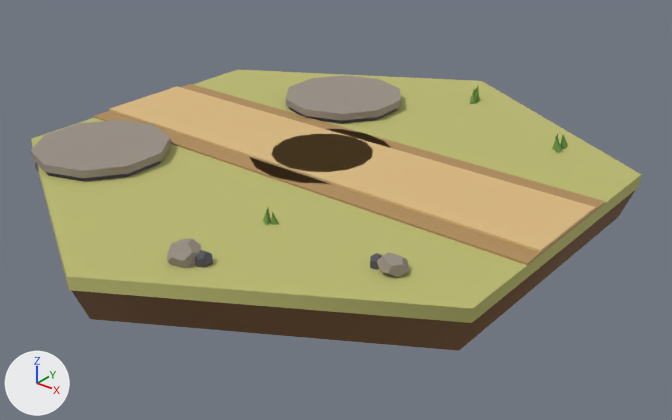
The glTF model assets/tiles/tile_empty.glb: old version first, new version second.
Before and after are seen from a 50 mm lens placed at (1.781, -2.156, 1.159), pointed at (0.07, -0.018, -0.167). Every picture has the same lights, and +X, +Y and +Z are marked at lower left. The picture after the commit comes second. Where no turn or scale is listed for an object, it has been applied to the vertices. Vertices at exactly the same position are counted once.

The first picture shows 'deco_stone_0_a', 'deco_stone_0_b', 'deco_stone_3_a', 'deco_stone_3_b', 'deco_tuft_1_0', 'deco_tuft_1_1', 'deco_tuft_1_2', 'deco_tuft_2_0', 'deco_tuft_4_2', 'ground', 'ground_soil', 'road_surface_0', 'road_surface_3', 'road_surface_hub', 'road_verge_0', 'road_verge_3', 'tower_slot_1_plate', 'tower_slot_2_plate', 'tower_slot_2_socket' and 4 more.
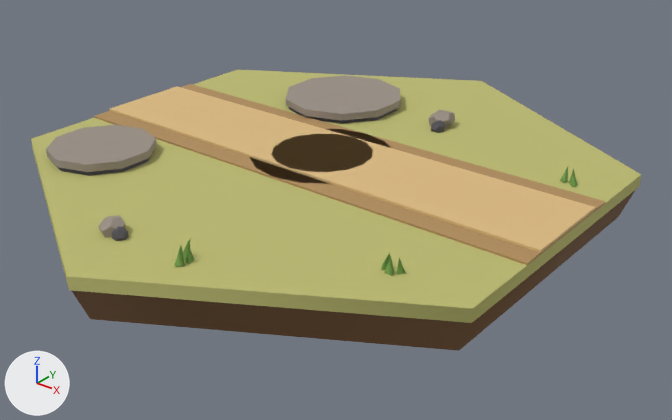
Where the newer file only moved an object's origin or applied its transform, the numbers keep the older frame.

Pixel boxes [x1, y1, x2, y2] of what changed, in the pictures (672 x 420 px):
'tower_slot_2_plate', rescaled (21% narrower, 19% shorter): before [31, 120, 171, 178]; after [46, 125, 157, 172]
'deco_stone_3_a', moved, turned, rescaled: before [167, 239, 201, 268]; after [428, 110, 455, 128]
'deco_stone_0_a', moved, turned, rescaled: before [377, 253, 410, 278]; after [98, 215, 126, 237]
'tower_slot_2_socket', rescaled: before [35, 161, 161, 181]; after [50, 152, 153, 176]
'deco_stone_3_b', moved, turned, rescaled: before [195, 250, 213, 267]; after [431, 120, 445, 133]
'deco_stone_0_b', moved, turned, rescaled: before [370, 253, 382, 270]; after [112, 227, 128, 241]
'deco_tuft_2_0', moved, turned, rescaled: before [560, 135, 568, 149]; after [174, 246, 185, 266]
'deco_tuft_4_2', reshaped (22% wider, 29% taller): before [271, 212, 279, 225]; after [396, 258, 406, 275]
'deco_tuft_1_0', moved, turned, rescaled: before [470, 89, 477, 103]; after [570, 172, 578, 187]
'deco_tuft_1_2', moved, turned, rescaled: before [470, 86, 478, 99]; after [560, 167, 568, 182]
'deco_tuft_1_1', moved, turned, rescaled: before [475, 88, 480, 102]; after [569, 169, 575, 183]

The change, as a list of edits to the scene's bpy script:
```text
Change me_mesh_10:
    remove me_mesh_10.from_pydata(...)  # 24 vertices, 40 faces; spans x -0.209..0.209, y -0.22..0.22, z -0.013..0.013
    add me_mesh_10.from_pydata(...)  # 24 vertices, 40 faces; spans x -0.165..0.165, y -0.173..0.173, z -0.013..0.013
    me_mesh_10 part 1: the whole mesh is scaled about its middle by (0.787, 0.787, 1)
Change me_mesh_11:
    remove me_mesh_11.from_pydata(...)  # 24 vertices, 40 faces; spans x -0.204..0.204, y -0.215..0.215, z -0.018..0.018
    add me_mesh_11.from_pydata(...)  # 24 vertices, 40 faces; spans x -0.161..0.161, y -0.169..0.169, z -0.018..0.018
    me_mesh_11 part 2: the whole mesh is scaled about its middle by (0.787, 0.787, 1)
Change me_mesh_12:
    remove me_mesh_12.from_pydata(...)  # 20 vertices, 36 faces; spans x -0.0431..0.0431, y -0.0394..0.0394, z -0.0304..0.0304
    add me_mesh_12.from_pydata(...)  # 20 vertices, 36 faces; spans x -0.7595..-0.6815, y -0.3372..-0.2603, z -0.0296..0.0267
    me_mesh_12 part 3: the whole mesh is turned 167.8 degrees about the z axis through its middle and scaled by 0.926, then moved by (-0.7205, -0.2988, -0.0014)
Change me_mesh_13:
    remove me_mesh_13.from_pydata(...)  # 20 vertices, 36 faces; spans x -0.0241..0.0241, y -0.0206..0.0206, z -0.0225..0.0225
    add me_mesh_13.from_pydata(...)  # 20 vertices, 36 faces; spans x -0.6516..-0.6085, y -0.3268..-0.2894, z -0.0209..0.0209
    me_mesh_13 part 4: the whole mesh is turned 167.8 degrees about the z axis through its middle and scaled by 0.926, then moved by (-0.63, -0.3081, 0.0)
Change me_mesh_14:
    remove me_mesh_14.from_pydata(...)  # 6 vertices, 6 faces; spans x -0.009..0.0176, y -0.0227..0.0078, z -0.0309..0.0268
    add me_mesh_14.from_pydata(...)  # 6 vertices, 6 faces; spans x 0.6215..0.642, y -0.4762..-0.4532, z -0.0305..0.0191
    me_mesh_14 part 5: the whole mesh is turned 46.3 degrees about the z axis through its middle and scaled by 0.859, then moved by (0.6309, -0.4569, -0.0037)
Change me_mesh_15:
    remove me_mesh_15.from_pydata(...)  # 6 vertices, 6 faces; spans x -0.015..0.0115, y -0.0107..0.0153, z -0.0281..0.0281
    add me_mesh_15.from_pydata(...)  # 6 vertices, 6 faces; spans x 0.6052..0.6261, y -0.4797..-0.4564, z -0.0281..0.0202
    me_mesh_15 part 6: the whole mesh is turned 46.3 degrees about the z axis through its middle and scaled by 0.859, then moved by (0.6119, -0.4697, -0.004)
Change me_mesh_16:
    remove me_mesh_16.from_pydata(...)  # 6 vertices, 6 faces; spans x -0.0169..0.0089, y -0.0205..0.0058, z -0.0309..0.0268
    add me_mesh_16.from_pydata(...)  # 6 vertices, 6 faces; spans x 0.5965..0.6169, y -0.5048..-0.4794, z -0.0305..0.0191
    me_mesh_16 part 7: the whole mesh is turned 46.3 degrees about the z axis through its middle and scaled by 0.859, then moved by (0.6162, -0.4861, -0.0037)
Change me_mesh_17:
    remove me_mesh_17.from_pydata(...)  # 6 vertices, 6 faces; spans x -0.0147..0.0093, y -0.0081..0.0202, z -0.0302..0.0263
    add me_mesh_17.from_pydata(...)  # 6 vertices, 6 faces; spans x -0.4095..-0.3829, y -1.3501..-1.3196, z -0.0303..0.0274
    me_mesh_17 part 8: the whole mesh is turned -155.9 degrees about the z axis through its middle and scaled by 1.02, then moved by (-0.3927, -1.338, 0.0005)
Change me_mesh_20:
    remove me_mesh_20.from_pydata(...)  # 20 vertices, 36 faces; spans x -0.0434..0.0434, y -0.0429..0.0429, z -0.0334..0.0334
    add me_mesh_20.from_pydata(...)  # 20 vertices, 36 faces; spans x -0.0656..0.0233, y 1.1927..1.2854, z -0.0339..0.0355
    me_mesh_20 part 9: the whole mesh is turned -94 degrees about the z axis through its middle and scaled by 1.04, then moved by (-0.0211, 1.239, 0.0008)
Change me_mesh_21:
    remove me_mesh_21.from_pydata(...)  # 20 vertices, 36 faces; spans x -0.0248..0.0248, y -0.0248..0.0248, z -0.0248..0.0248
    add me_mesh_21.from_pydata(...)  # 20 vertices, 36 faces; spans x -0.0764..-0.0252, y 1.1407..1.1935, z -0.0257..0.0257
    me_mesh_21 part 10: the whole mesh is turned -94 degrees about the z axis through its middle and scaled by 1.04, then moved by (-0.0508, 1.1671, 0.0)
Change me_mesh_24:
    remove me_mesh_24.from_pydata(...)  # 6 vertices, 6 faces; spans x -0.0089..0.0113, y -0.0065..0.0158, z -0.0246..0.0214
    add me_mesh_24.from_pydata(...)  # 6 vertices, 6 faces; spans x 0.4139..0.4393, y -0.0166..0.0058, z -0.025..0.0294
    me_mesh_24 part 11
    me_mesh_24.vertices[0].co: (0.0011, -0.0065, 0.0214) -> (0.4321, -0.0166, 0.0294)  # pixel (272, 211) -> pixel (399, 257)
    me_mesh_24.vertices[1].co: (0.0113, 0.0085, -0.0214) -> (0.4393, 0.0038, -0.0212)  # pixel (279, 224) -> pixel (405, 272)
    me_mesh_24.vertices[2].co: (-0.0089, 0.0158, -0.0182) -> (0.4139, 0.0058, -0.0174)  # not seen -> pixel (397, 268)
    me_mesh_24.vertices[3].co: (-0.0056, -0.0047, -0.0246) -> (0.424, -0.0166, -0.025)  # pixel (271, 225) -> pixel (395, 275)
    me_mesh_24.vertices[4].co: (0.0113, 0.0085, -0.0214) -> (0.4393, 0.0038, -0.0212)  # pixel (279, 224) -> pixel (405, 272)
    me_mesh_24.vertices[5].co: (-0.0011, 0.0065, -0.0214) -> (0.4257, -0.0023, -0.0212)
```
